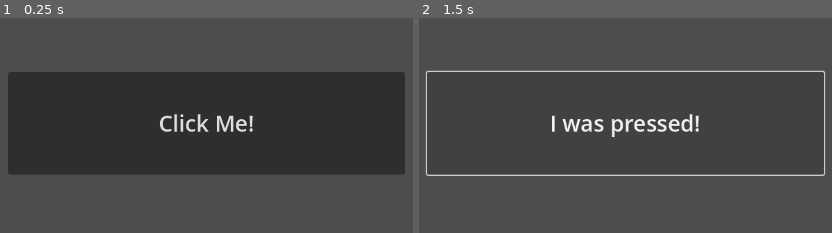
Above: before the commit, frames 1-2 (left to right).
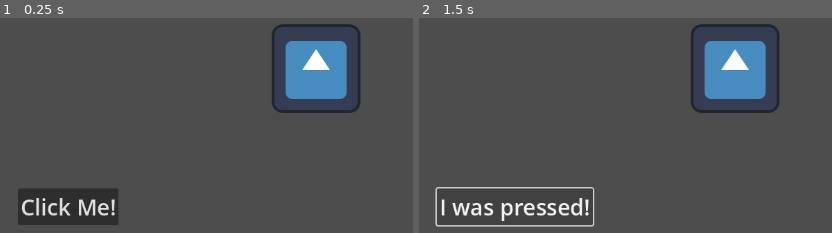
Above: after the commit, the same moments.

Repository: watsutatsu/start-game
Game: Godot game, scene res://Main.tscn
The game is run twice, just before and just after one commit, with the same random seed, the same clock (stepped at 60 frames per second) and the same inputs. The engine's default icon, where the game draws it, is replaced by a stand-in: a white triangle on a blue panel in a dark square.
Inputs:
- Up to frame 1 (0.25 s): no input
- Up to frame 2 (1.5 s): click "Click Me!" at 0.5 s; click "I was pressed!" at 1.25 s

The runs differ from the first frame. In frame 1, 51% of the frame differs, in the area x 1-99%, y 2-97%; in frame 2, 10%.

Commit message:
add an icon (#3)

Diff:
--- a/games/test-project/Main.tscn
+++ b/games/test-project/Main.tscn
@@ -1,5 +1,6 @@
-[gd_scene load_steps=3 format=3 uid="uid://cvk5ghjg3c21y"]
+[gd_scene load_steps=4 format=3 uid="uid://cvk5ghjg3c21y"]
 
+[ext_resource type="Texture2D" uid="uid://budvvv0nv0own" path="res://icon.svg" id="1_f3wk3"]
 [ext_resource type="Script" path="res://Button.gd" id="1_t3d7d"]
 
 [sub_resource type="Theme" id="Theme_wsny6"]
@@ -10,17 +11,29 @@
 anchors_preset = 15
 anchor_right = 1.0
 anchor_bottom = 1.0
+offset_left = 5.0
+offset_top = -9.0
+offset_right = 5.0
+offset_bottom = -9.0
 grow_horizontal = 2
 grow_vertical = 2
 theme = SubResource("Theme_wsny6")
 
-[node name="Button" type="Button" parent="."]
+[node name="VBoxContainer" type="VBoxContainer" parent="."]
 layout_mode = 2
-offset_left = 290.0
-offset_top = 231.0
-offset_right = 862.0
-offset_bottom = 379.0
+offset_left = 299.0
+offset_top = 408.0
+offset_right = 444.0
+offset_bottom = 461.0
+alignment = 1
+
+[node name="Icon" type="Sprite2D" parent="VBoxContainer"]
+position = Vector2(430, -173)
+texture = ExtResource("1_f3wk3")
+
+[node name="Button" type="Button" parent="VBoxContainer"]
+layout_mode = 2
 text = "Click Me!"
 script = ExtResource("1_t3d7d")
 
-[connection signal="pressed" from="Button" to="Button" method="_on_pressed"]
+[connection signal="pressed" from="VBoxContainer/Button" to="VBoxContainer/Button" method="_on_pressed"]
